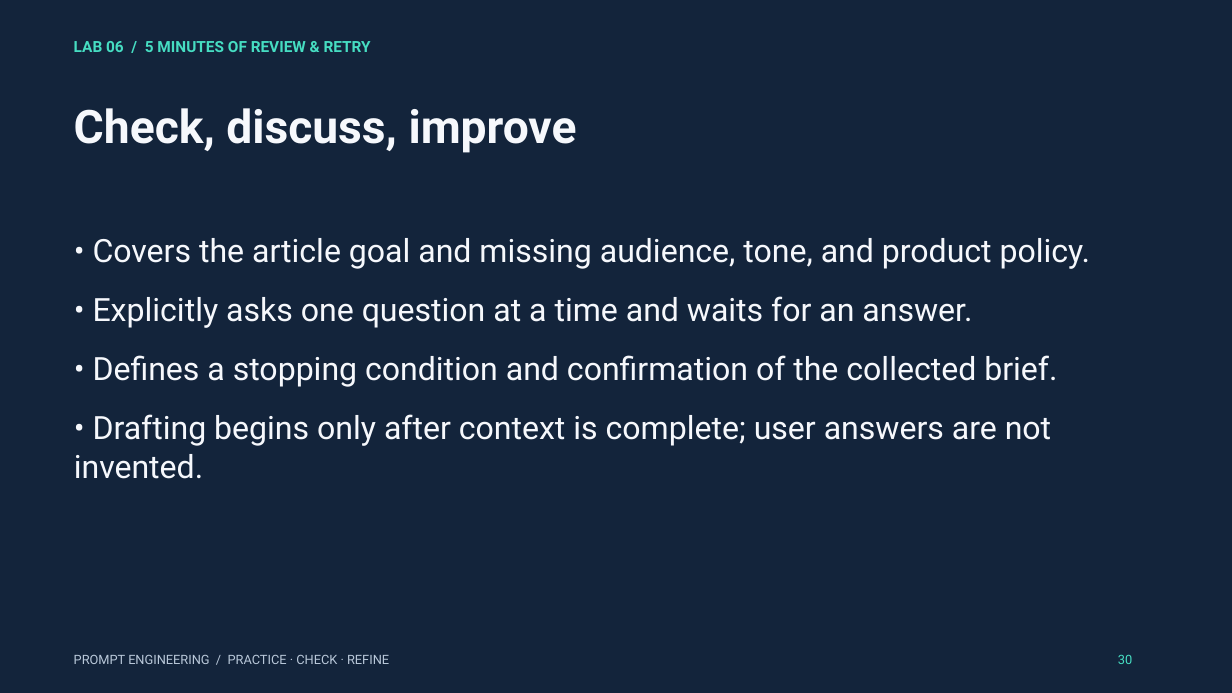
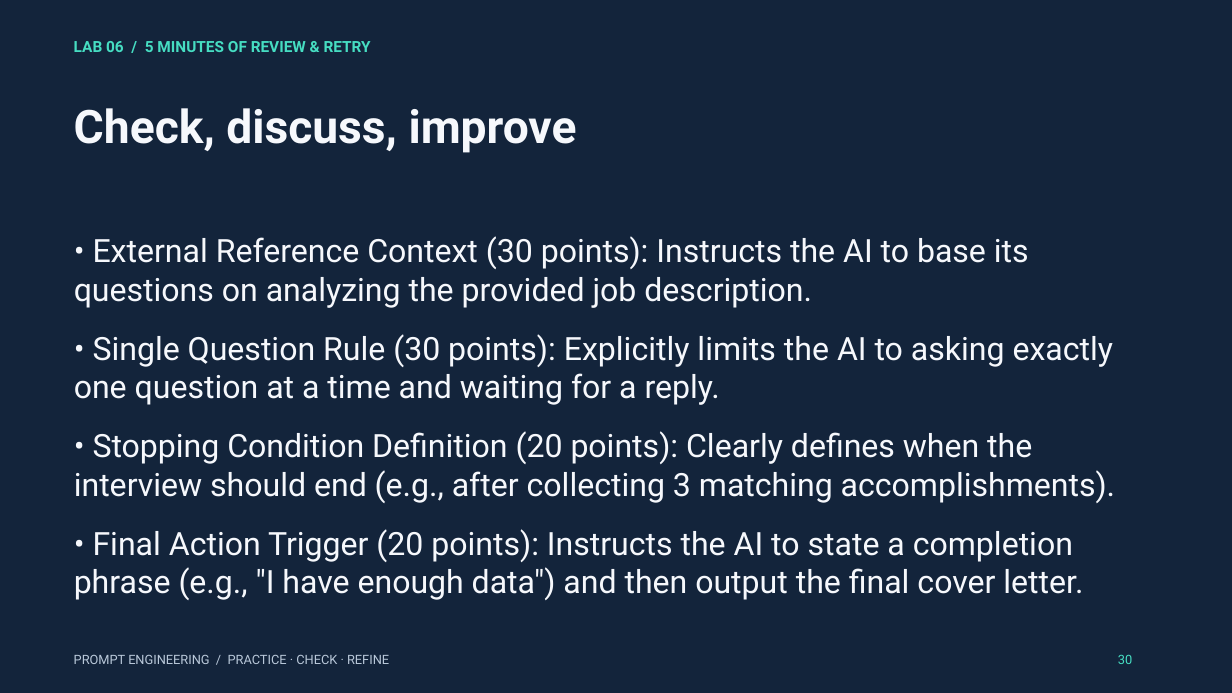
Before and after one commit to mahdimnkh81/prompt-engineering-workshop, a slide deck: slide 30 of materials/prompt_engineering_3_hour_workshop.pptx. Drawn at 1232x693 pixels with LibreOffice and Linux fonts; fonts in the diff are those of the drawing. Boxes give left, top, right and bottom in pixels: in the first picture for what was removed or moved away, otherwise in the second. Text is boxed around its words. In the diff, an @@ line names an element or a change of style, - is before the commit and + after.

Commit message:
fix 7 questions

```diff
--- a/materials/prompt_engineering_3_hour_workshop.pptx
+++ b/materials/prompt_engineering_3_hour_workshop.pptx
@@ text at (x1=74, y1=236, x2=1115, y2=600): text changed @@
-• Covers the article goal and missing audience, tone, and product policy.
-• Explicitly asks one question at a time and waits for an answer.
-• Defines a stopping condition and confirmation of the collected brief.
-• Drafting begins only after context is complete; user answers are not invented.
+• External Reference Context (30 points): Instructs the AI to base its questions on analyzing the provided job description.
+• Single Question Rule (30 points): Explicitly limits the AI to asking exactly one question at a time and waiting for a reply.
+• Stopping Condition Definition (20 points): Clearly defines when the interview should end (e.g., after collecting 3 matching accomplishments).
+• Final Action Trigger (20 points): Instructs the AI to state a completion phrase (e.g., "I have enough data") and then output the final cover letter.
```
Also in this commit, not shown: 19 other slides changed, 14 other files.
